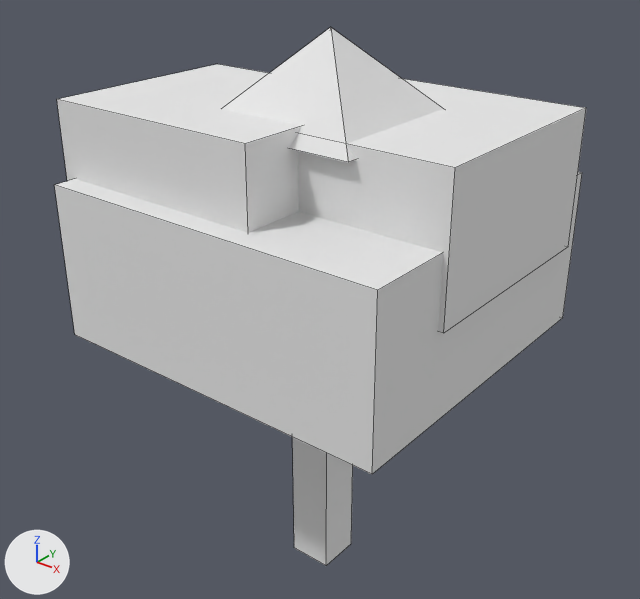
The OBJ model UnityProject/Assets/Art/Nature/Oak.obj: old version first, new version second.
Both versions are drawn from a camera (50 mm lens) standing at (9.57, -12.06, 13.53) and looking at (-0.15, 0.08, 6.0). Arrows for +X, +Y and +Z are at lower left; the lights stay in place. The picture after the commit comes second. Mesh edges are drawn as thin lines. Where no turn or scale is listed for an object, it has been applied to the vertices.

Names of what the first picture shows: 'Oak'.
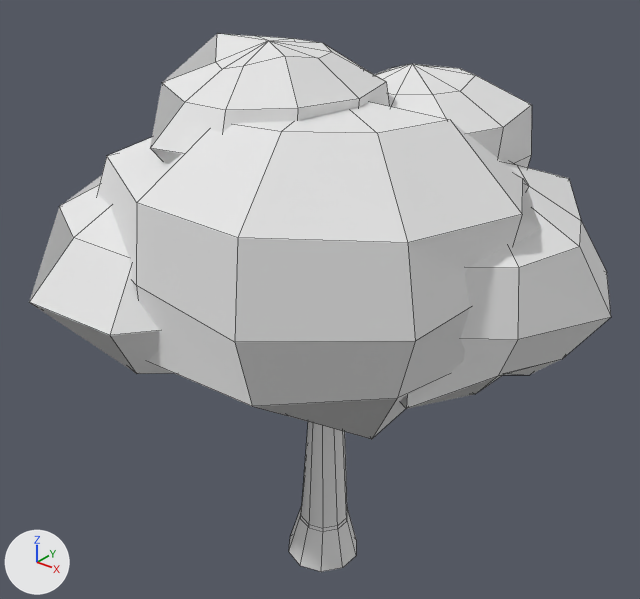
Pixel boxes [x1, y1, x2, y2] of what changed, in the pictures (640 x 599 px):
'Oak', reshaped (10% wider): before [55, 27, 586, 565]; after [29, 33, 611, 572]
part 1 of me_oak, rebuilt (23% narrower, 17% shorter): before [293, 437, 353, 565]; after [301, 422, 347, 528]
part 2 of me_oak, rebuilt: before [57, 64, 301, 233]; after [150, 33, 389, 164]
part 3 of me_oak, rebuilt: before [55, 172, 582, 474]; after [97, 101, 541, 439]
part 4 of me_oak, added: after [29, 175, 173, 374]
part 5 of me_oak, added: after [400, 160, 611, 409]
part 6 of me_oak, added: after [374, 64, 532, 168]
part 7 of me_oak, added: after [289, 506, 356, 572]
part 8 of me_oak, reshaped: before [222, 27, 586, 333]

Diff of the bpy script that builds the scene:
```diff
--- a/UnityProject/Assets/Art/Nature/Oak.obj.py
+++ b/UnityProject/Assets/Art/Nature/Oak.obj.py
@@ me_oak @@
 # used by ob_oak; location = (0.0, 0.0, 0.0)
-me_oak.from_pydata(...)  # 53 vertices, 40 faces; spans x -3.75..3.6, y -3.25..3.25, z 0.0..11.2
+me_oak.from_pydata(...)  # 348 vertices, 356 faces; spans x -5.08..5.17, y -4.32..4.26, z -0.04..10.9
+# me_oak part 1: the loose piece of 8 vertices spanning x -0.45..0.45, y -0.45..0.45, z 0.0..4.5 is rebuilt with 20 vertices and now spans x -0.44..0.54, y -0.54..0.5, z 0.88..4.81
+# me_oak part 2: the loose piece of 8 vertices spanning x -3.75..0.75, y -2.8..1.2, z 7.5..9.9 is rebuilt with 52 vertices and now spans x -2.74..1.13, y -2.69..1.46, z 7.9..10.9
+# me_oak part 3: the loose piece of 8 vertices spanning x -3.5..3.5, y -3.25..3.25, z 5.5..8.5 is rebuilt with 52 vertices and now spans x -4.04..3.97, y -4.04..4.1, z 4.63..10.1
+# me_oak part 4: a new loose piece of 52 vertices spanning x -5.08..0.65, y -4.32..1.77, z 4.6..8.8, in mat_roof (white #e7e7e7)
+# me_oak part 5: a new loose piece of 52 vertices spanning x -0.76..5.17, y -1.86..4.1, z 4.7..9.12, in mat_roof (white #e7e7e7)
+# me_oak part 6: a new loose piece of 52 vertices spanning x -2.05..2.68, y -0.35..4.26, z 6.9..10.3, in mat_roof (white #e7e7e7)
+# me_oak part 7: a new loose piece of 20 vertices spanning x -0.74..0.74, y -0.78..0.78, z -0.04..1.03, in mat_walls (white #e7e7e7)
+# me_oak part 8
+# 13 vertices are removed from x -1.3..3.6, y -1.8..2.8, z 7.2..11.2
+# 10 faces are deleted
+# 48 vertices are added at x -2.16..2.26, y -1.48..2.27, z 4.04..6.67
+# 32 new faces join them, mat_walls (white #e7e7e7)
+# other edits to the shape of me_oak do not show in these pictures
 me_oak.materials.append(mat_walls)
```
